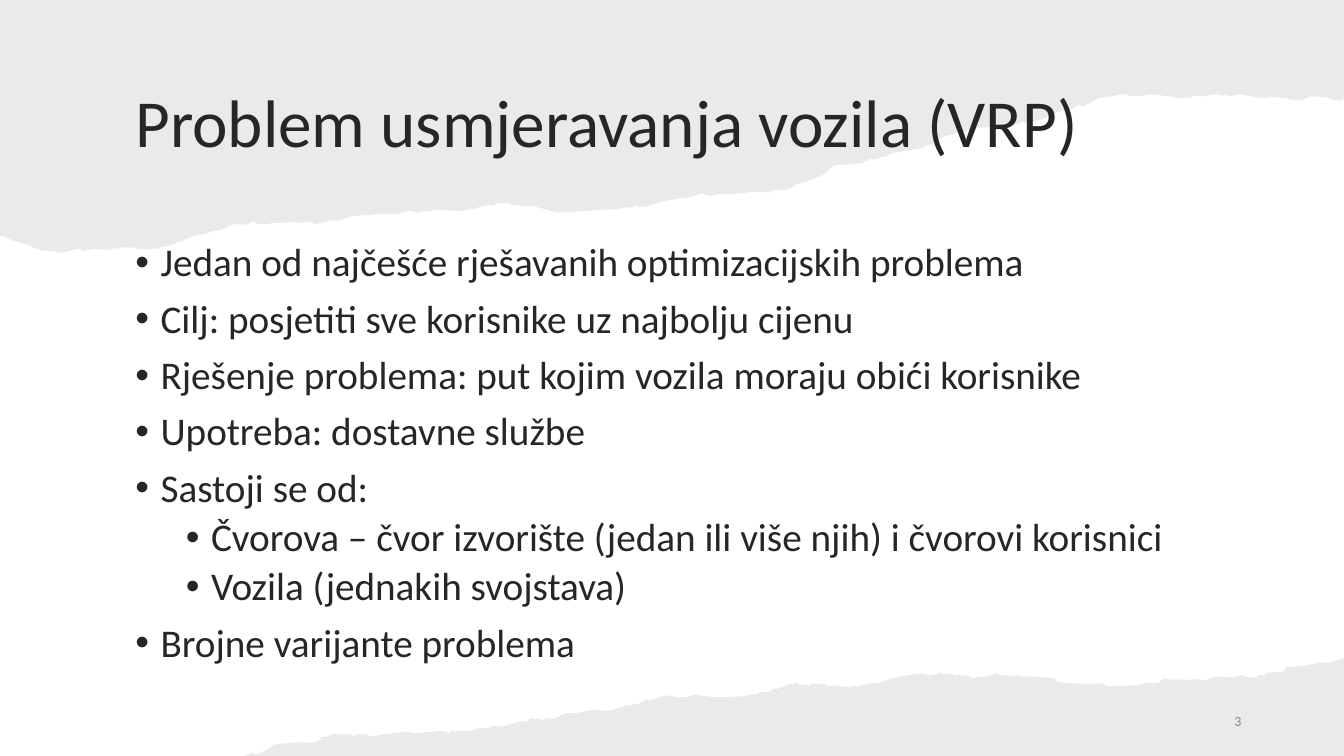
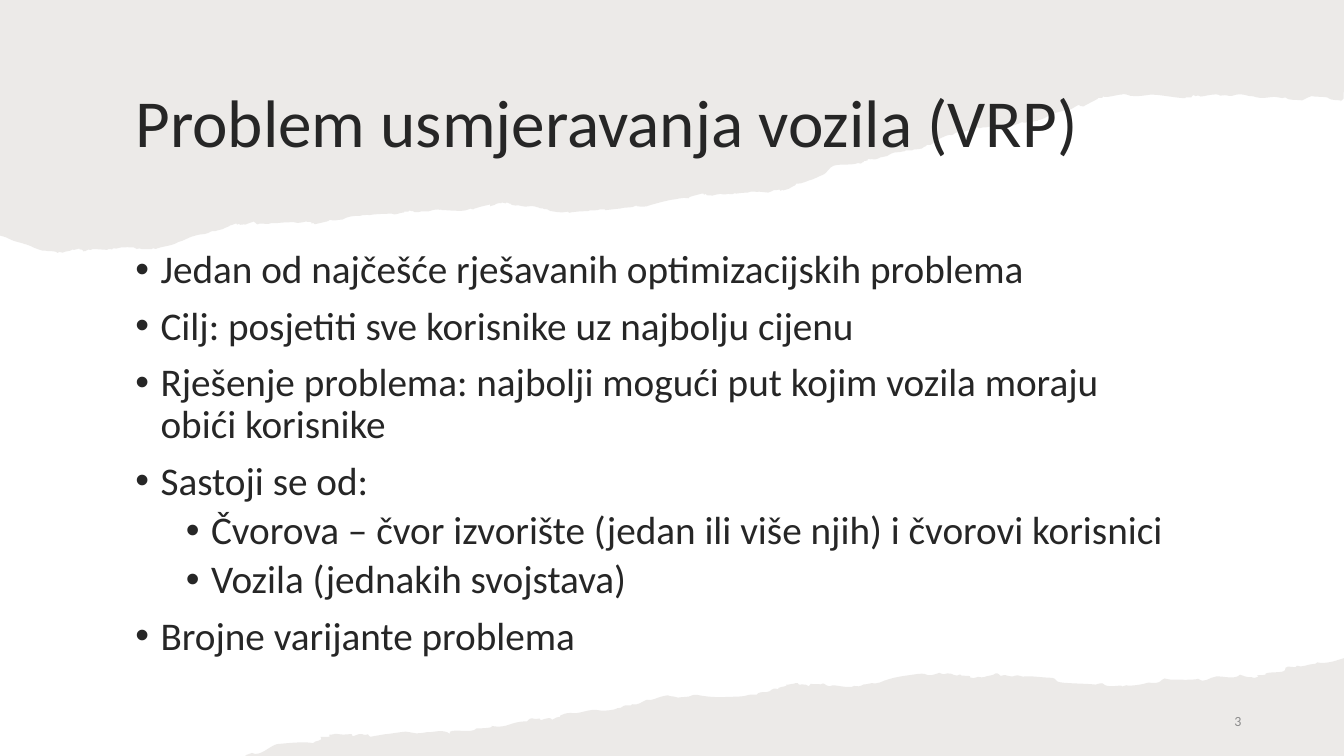
Before and after one commit to TinJukic/Seminar-2, a slide deck: slide 3 of Rješavanje problema usmjeravanja električnih vozila - Tin Jukić.pptx. Drawn at 1344x756 pixels with LibreOffice and Linux fonts; fonts in the diff are those of the drawing. Boxes give left, top, right and bottom in pixels: in the first picture for what was removed or moved away, otherwise in the second. Text is boxed around its words. In the diff, an @@ line names an element or a change of style, - is before the commit and + after.

```diff
--- a/Rješavanje problema usmjeravanja električnih vozila - Tin Jukić.pptx
+++ b/Rješavanje problema usmjeravanja električnih vozila - Tin Jukić.pptx
@@ text at box(161, 368, 1098, 439): text changed @@
-• Rješenje problema: put kojim vozila moraju obići korisnike
-• Upotreba: dostavne službe
+• Rješenje problema: najbolji mogući put kojim vozila moraju obići korisnike
```
Also in this commit, not shown: 2 other slides changed.
